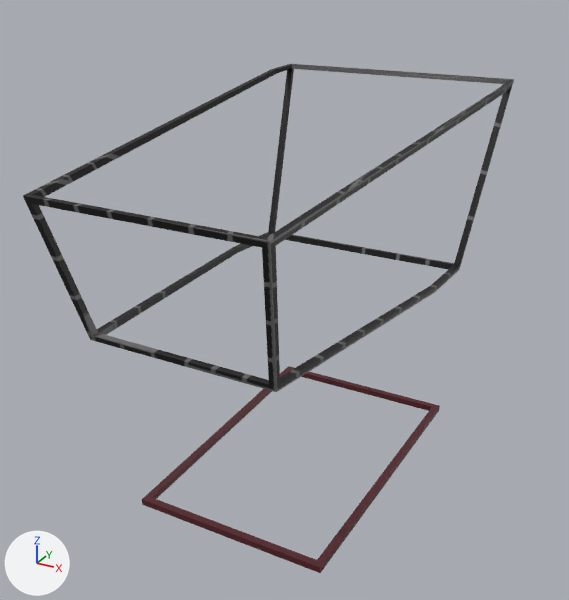
Two versions of the Blender file Assets/3DModels/shopping cart.blend, one commit apart.
Before and after are seen from a 50 mm lens placed at (0.98, -2.14, 1.48), pointed at (-0.09, -0.19, 0.51). The axes (+X, +Y, +Z) are drawn at lower left. The lights are the same throughout. The picture after the commit comes second.

The scene before the commit, as lines of its bpy script (objects in view):
```python
mat_material = principled_material('Material')
mat_material.texture = img_cart_mesh
me_cube_001 = bpy.data.meshes.new('Cube.001')
me_cube_001.from_pydata(...)  # 16 vertices, 8 faces; spans x -0.403..0.403, y -0.963..0.409, z 0.017..1.124
me_cube_001.materials.append(mat_material)  # picture img_cart_mesh
me_cube_002 = bpy.data.meshes.new('Cube.002')
me_cube_002.from_pydata(...)  # 108 vertices, 104 faces, 17 loose edges; spans x -0.4..0.4, y -0.96..0.79, z 0.0..1.22
me_cube_002.materials.append(mat_material_002)  # picture img_cart_mesh_001
ob_mesh = bpy.data.objects.new('mesh', me_cube_001)
ob_mesh.location = (0.0, 0.0, 0.0)
ob_mesh.hide_set(True)
ob_mesh_001 = bpy.data.objects.new('mesh.001', me_cube_002)
ob_mesh_001.location = (0.0, 0.0, 0.0)
```
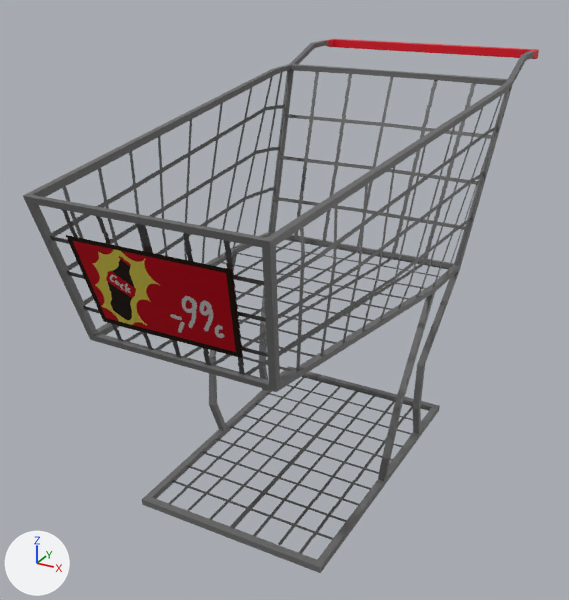
Location of each change, [x1, y1, x2, y2] in pixels of the pictures (569 x 600 px; the box of a moved part takes in the faces that stretch with it):
'mesh.001', reshaped, modifiers changed: before [23, 64, 514, 573]; after [23, 39, 539, 573]
'mesh', shown: after [50, 69, 506, 559]
'mesh.002', added (red): after [66, 235, 242, 358]
part 1 of me_cube_001, rebuilt (not visible before): after [50, 69, 506, 375]
part 2 of me_cube_001, rebuilt (not visible before): after [157, 376, 430, 559]
part 3 of me_cube_002, moved or reshaped: before [23, 64, 514, 573]; after [23, 39, 539, 573]
part 4 of me_cube_002, surface changed: before [262, 86, 507, 435]; after [23, 69, 507, 435]

Edits to the bpy script that builds the scene:
```text
Change mat_material:
    remove # nodes: BsdfPrincipled, OutputMaterial, TexImage
    nodes: BsdfPrincipled, BsdfTransparent, Math, MixShader, OutputMaterial, TexImage
Change me_cube_001:
    used by ob_mesh; location = (0.0, 0.0, 0.0)
    remove me_cube_001.from_pydata(...)  # 16 vertices, 8 faces; spans x -0.403..0.403, y -0.963..0.409, z 0.017..1.124
    add me_cube_001.from_pydata(...)  # 14 vertices, 6 faces; spans x 0.0..0.395, y -0.953..0.39, z 0.008..1.115
    me_cube_001 part 1: the loose piece of 12 vertices spanning x -0.403..0.403, y -0.963..0.409, z 0.563..1.124 is rebuilt with 10 vertices and now spans x 0.0..0.395, y -0.953..0.39, z 0.571..1.115
    me_cube_001 part 2: the loose piece of 4 vertices spanning x -0.304..0.304, y -0.686..0.235, z 0.017..0.019 is rebuilt with 4 vertices and now spans x 0.0..0.292, y -0.663..0.211, z 0.008..0.01
Change me_cube_002:
    used by ob_mesh_001; location = (0.0, 0.0, 0.0)
    remove me_cube_002.from_pydata(...)  # 108 vertices, 104 faces, 17 loose edges; spans x -0.4..0.4, y -0.96..0.79, z 0.0..1.22
    add me_cube_002.from_pydata(...)  # 136 vertices, 125 faces; spans x 0.0..0.4, y -0.96..0.75, z 0.0..1.18
    me_cube_002 part 3: 2 vertices moved from x -0.3..0.38, y 0.23..0.4, z 0.0..1.12 to x 0.0..0.38, y 0.23..0.4, z 0.0..1.12; 62 vertices removed from x -0.4..0.39, y -0.96..0.79, z 0.0..1.22; 90 vertices added at x 0.0..0.4, y -0.96..0.75, z 0.0..1.18
    me_cube_002 part 4: 14 kept faces spanning x 0.24..0.4, y -0.96..0.29, z 0.0..1.12 get new texture (UV) coordinates
Add me_cube_003:
    me_cube_003.from_pydata(...)  # 4 vertices, 1 face; spans x -0.212..0.212, y -0.945..-0.88, z 0.695..0.923
    me_cube_003.materials.append(mat_material)
Change ob_mesh:
    remove ob_mesh.hide_set(True)
    add _m = ob_mesh.modifiers.new('Mirror', 'MIRROR')
    add _m.use_clip = True
Change ob_mesh_001:
    add _m = ob_mesh_001.modifiers.new('Mirror', 'MIRROR')
    add _m.use_clip = True
Add ob_mesh_002:
    ob_mesh_002 = bpy.data.objects.new('mesh.002', me_cube_003)
    ob_mesh_002.location = (0.0, 0.0, 0.0)
```
